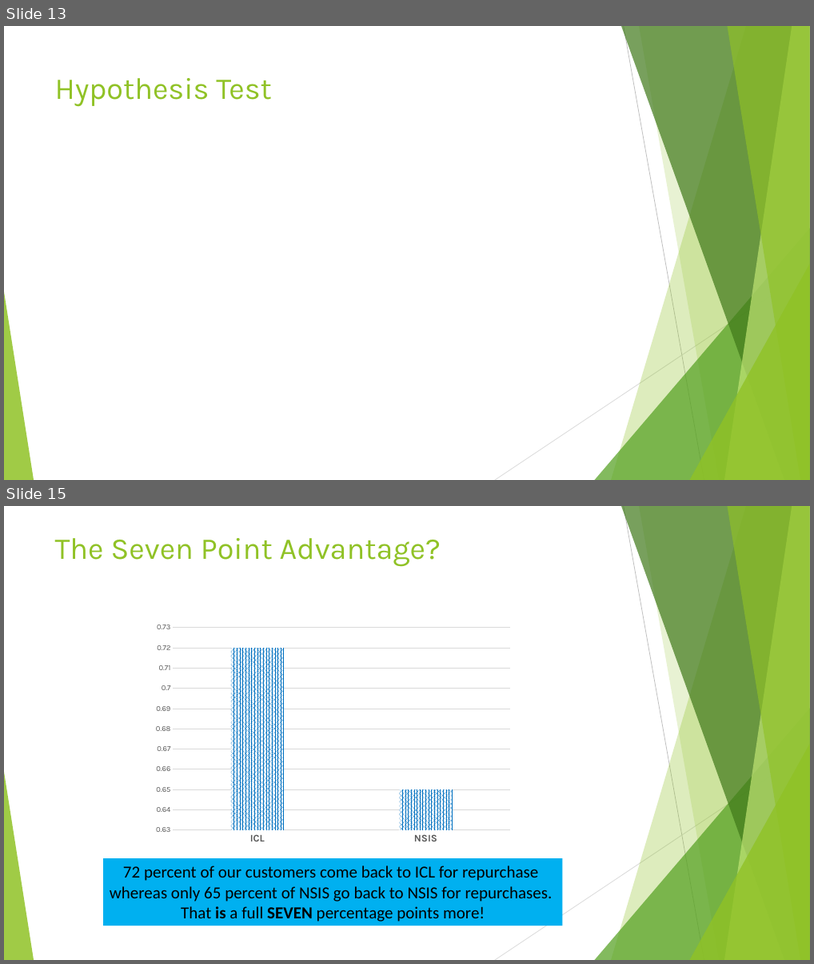
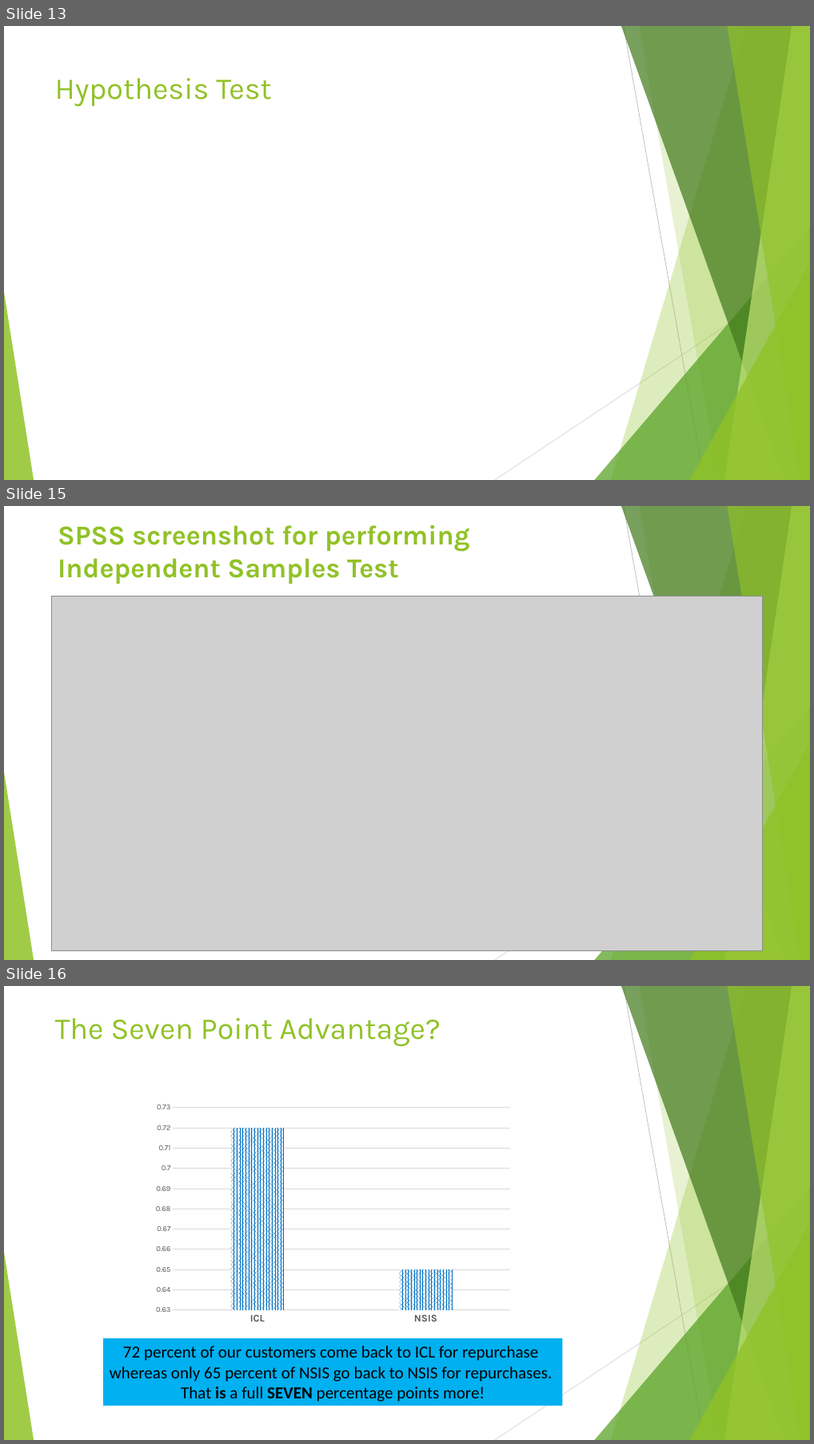
Before and after one commit to sandipto-sanyal/ampba, a slide deck: Statistical analysis/session files/Comparisons Between Two Populations.pptx. Shown one above the other, each under a label of ours: slides 13 and 15 before the commit, slides 13, 15 and 16 after it; the slides between them are not shown. The pictures are 814x964 and 814x1444 pixels, drawn with LibreOffice and Linux fonts; fonts in the diff are those of the drawing; grey boxes stand for pictures. Boxes give left, top, right and bottom in pixels: in the first picture for what was removed or moved away, otherwise in the second. Text is boxed around its words. In the diff, an @@ line names an element or a change of style, - is before the commit and + after.

```diff
--- a/Statistical analysis/session files/Comparisons Between Two Populations.pptx
+++ b/Statistical analysis/session files/Comparisons Between Two Populations.pptx
@@ slide 15 added at <box>4,506,810,960</box>, background #FFFFFF; not listed: 10 template elements that a slide beside it also shows @@
@@ title added at <box>58,525,470,584</box>, 32.4 pt, text #90C226, bold @@
+SPSS screenshot for performing Independent Samples Test
@@ picture added at <box>52,596,763,951</box> @@
@@ what was slide 15 is now slide 16 @@
```
Also in this commit, not shown: 1 slide changed, 2 other slides added, 2 slides removed, 1 other file.
